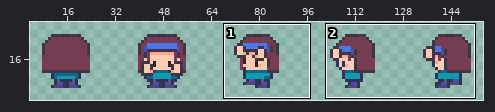
Two versions of one pixel-art file, Assets/Art/S_Avatar.aseprite. The first picture is a wide view before the edit; the outline marks the close-up.
Close-up. Before the edit:
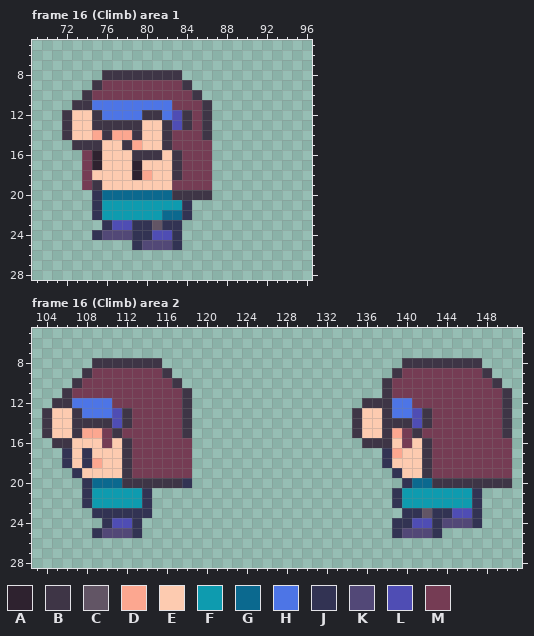
160x32 pixels, 18 frames. Shown: frame 16 (Climb) area 1: x 69..96, y 5..28; frame 16 (Climb) area 2: x 103..151, y 5..28. The wide view leaves out empty margins. The commit also changed other frames or places, which this record leaves out.
Palette (. is transparent): A #2e222f  B #3e3546  C #625565  D #fca790  E #fdcbb0  F #0e9baf  G #0b698f  H #4d75e6  J #323353  K #524877  L #4f4db4  M #753c54
Pixels before, frame 16 (Climb) area 1, first column x 72:
 8 ....BBBBBBBB...
 9 ...BMMMMMMMMB..
10 ..BMMMMMMMMMMB.
11 .BBHHHHHHHHMMMB
12 BEEBHHHHBBHLBMB
13 BEEBBBBBEEBLBMB
14 BEEDBDDBEEBMMMB
15 .BBBEEBDEEBMMMM
16 ..MAEEEBBBEBMMM
17 ..MAEEEAEEEBMMM
18 ..MEEEEADEEBMMM
19 ..MBEEEEEEEMMMM
20 ...JGGGGGGGBBBB
21 ...JFFFFFFFFJ..
22 ...JFFFFFFGGJ..
23 ....JLLJJCJJ...
24 ...JKKKJJLLJ...
25 .......JKKKJ...
Pixels before, frame 16 (Climb) area 2, first column x 104:
 8 .....BBBBBBB........................BBBBBBBB...
 9 ....BMMMMMMMB......................BMMMMMMMMB..
10 ...BMMMMMMMMMB....................BMMMMMMMMMMB.
11 ..BMMMMMMMMMMMB...................BMMMMMMMMMMMB
12 .BBHHHHMMMMMMMB.................BBBHHMMMMMMMMMB
13 BEEBHHHLBMMMMMB................BEEBHHLBMMMMMMMB
14 BEEBBBBLBMMMMMB................BEEBBBLBMMMMMMMB
15 BEEBDDMBMMMMMMB................BEEBDMBMMMMMMMMB
16 .BBEEEMEBMMMMMM.................BBBEMEBMMMMMMMM
17 ..JEJEEEBMMMMMM...................JDEEBMMMMMMMM
18 ..JEJDEEBMMMMMM...................JEEEBMMMMMMMM
19 ...JEEEEBMMMMMM....................JEEBMMMMMMMM
20 ....JGGGBBBBBBJ.....................JGGBBBBBBBB
21 ....JFFFFFJ........................JFFFFFFFJ...
22 ....JFFFFFJ........................JFFFFFFFJ...
23 .....JJJJJJ.........................JJCJJLLJ...
24 ......JLLJ.........................JJLLJKKKJ...
25 .....JKKKJ.........................JKKKJ.......
New version:
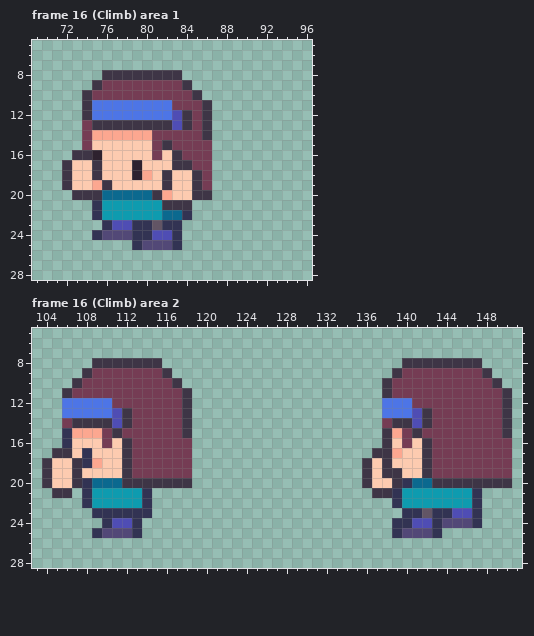
Commit: Avatar_Animation_Überarbeitet
What changed:
Frame 16 (Climb) area 1, layer "Flattened":
The author put colour B in row 16 at x 73; in rows 17 to 19 at x 72; in row 20 at x 73 to 74.
Colour A becomes colour B in row 17 at x 75.
Colour E becomes colour B in row 12 at x 74; in row 13 at x 80 to 81; in row 18 at x 75 and 82; in row 19 at x 76 and 82.
Colour F becomes colour B in row 21 at x 82 to 83.
Colour G becomes colour B in row 20 at x 81.
Colour J becomes colour B in row 20 at x 75; in row 21 at x 84.
Colour M becomes colour B in row 16 at x 74; in row 17 at x 84; in rows 18 to 19 at x 85.
Colour B becomes colour D in row 14 at x 76 and 79; in row 19 at x 75.
Colour E becomes colour D in row 14 at x 80.
Colour G becomes colour D in row 20 at x 82.
The author put colour E in rows 17 to 19 at x 73.
Colour B becomes colour E in row 15 at x 75 and 78; in row 16 at x 79 to 80; in row 18 at x 83; in row 20 at x 83 to 84.
Colour D becomes colour E in row 15 at x 79.
Colour M becomes colour E in row 17 at x 74; in row 18 at x 74 and 84; in row 19 at x 74 and 83 to 84.
Colour B becomes colour H in row 12 at x 75 and 80 to 81.
Colour B becomes colour M in row 14 at x 82; in row 15 at x 74; in row 16 at x 81.
Colour E becomes colour M in row 13 at x 74; in row 14 at x 74 and 81; in row 15 at x 81.
The author cleared colour B in row 11 at x 73; in rows 12 to 14 at x 72; in row 15 at x 73.
The author cleared colour E in rows 12 to 14 at x 73.
Frame 16 (Climb) area 2, layer "Flattened":
The author put colour B in row 17 at x 105 and 137; in row 18 at x 104 and 136; in row 19 at x 104, 136 and 138; in row 20 at x 104, 107, 136 and 139; in row 21 at x 105 to 106 and 137 to 138.
Colour E becomes colour B in row 18 at x 107.
Colour J becomes colour B in row 17 at x 106 and 138; in row 18 at x 138; in row 19 at x 107 and 139; in row 20 at x 118.
Colour B becomes colour D in row 15 at x 107.
The author put colour E in row 18 at x 105 and 137; in row 19 at x 105 to 106 and 137; in row 20 at x 105 to 106 and 137 to 138.
Colour J becomes colour E in row 18 at x 106.
Colour B becomes colour H in row 12 at x 106 and 138; in row 13 at x 107 and 138.
Colour E becomes colour H in row 13 at x 106.
Colour B becomes colour J in row 16 at x 106.
Colour E becomes colour J in row 15 at x 106.
Colour B becomes colour M in row 14 at x 138.
Colour E becomes colour M in row 14 at x 106.
The author cleared colour B in row 12 at x 105 and 136 to 137; in rows 13 to 15 at x 104 and 135; in row 16 at x 105 and 136 to 137.
The author cleared colour E in rows 13 to 15 at x 105 and 136 to 137.
Where, in picture pixels (left, top, right, bottom), the same in both close-ups:
changed: (62, 100, 202, 210)
changed: (42, 398, 82, 498)
changed: (352, 398, 402, 498)
changed: (182, 478, 192, 488)
